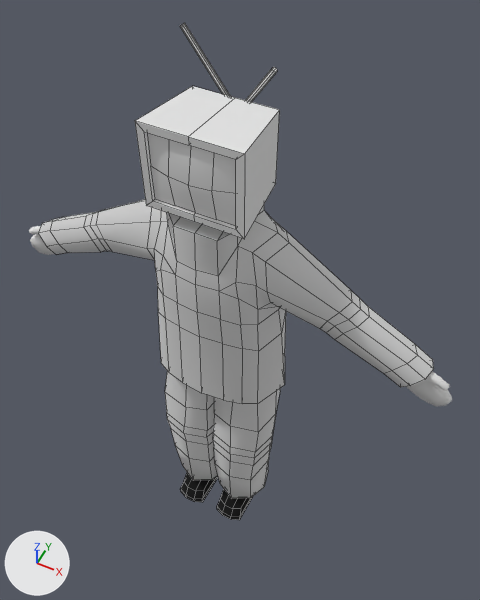
The Blender file RAW/Descent_Char.blend, before and after one commit.
The view is the same before and after, from a 50 mm camera at (0.74, -1.33, 3.0) aimed at (0.01, 0.14, 1.17). Every picture has the same lights, and +X, +Y and +Z are marked at lower left. The older version comes first. Mesh edges are drawn as thin lines on the coarser meshes.

Before the edit, the objects in view are built like this:
```python
me_cube_003 = bpy.data.meshes.new('Cube.003')
me_cube_003.from_pydata(...)  # 82 vertices, 81 faces; spans x 0.534..0.819, y -0.025..0.017, z 1.194..1.387
me_cube_003.polygons.foreach_set('use_smooth', [True] * 81)
me_cube_003.materials.append(mat_m_gloves)  # its picture is missing
me_cube_005 = bpy.data.meshes.new('Cube.005')
me_cube_005.from_pydata(...)  # 78 vertices, 74 faces; spans x -0.017..0.236, y -0.148..0.166, z 0.051..1.174
me_cube_005.materials.append(mat_m_pants)  # its picture is missing
me_cube_006 = bpy.data.meshes.new('Cube.006')
me_cube_006.from_pydata(...)  # 16 vertices, 10 faces; spans x -0.98..0.62, y -0.22..0.13, z -0.01..0.01
ob_boardplaceholder = bpy.data.objects.new('BoardPlaceholder', me_cube_006)
ob_boardplaceholder.location = (0.0, 0.0, 0.0)
ob_boardplaceholder.hide_set(True)
ob_hand = bpy.data.objects.new('Hand', me_cube_003)
ob_hand.location = (0.0, 0.0, 0.0)
_m = ob_hand.modifiers.new('Mirror', 'MIRROR')
ob_pants = bpy.data.objects.new('Pants', me_cube_005)
ob_pants.location = (0.0, 0.0, 0.0)
_m = ob_pants.modifiers.new('Mirror', 'MIRROR')
# also in view: 'Coat' at (0.0, 0.01, 1.36); 'Cube' at (-0.01, 0.01, 1.96); 'Boot' at (0.0, -0.04, 0.18)
```
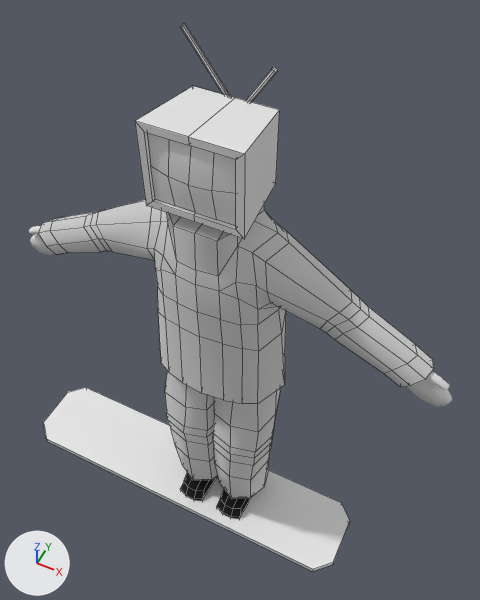
What differs and where, as boxes (x1, y1, x2, y2) in the pictures (480 x 600 px):
'BoardPlaceholder', shown: after (43, 387, 350, 571)

What changed in the scene script:
```text
Change ob_boardplaceholder:
    remove ob_boardplaceholder.hide_set(True)
```
